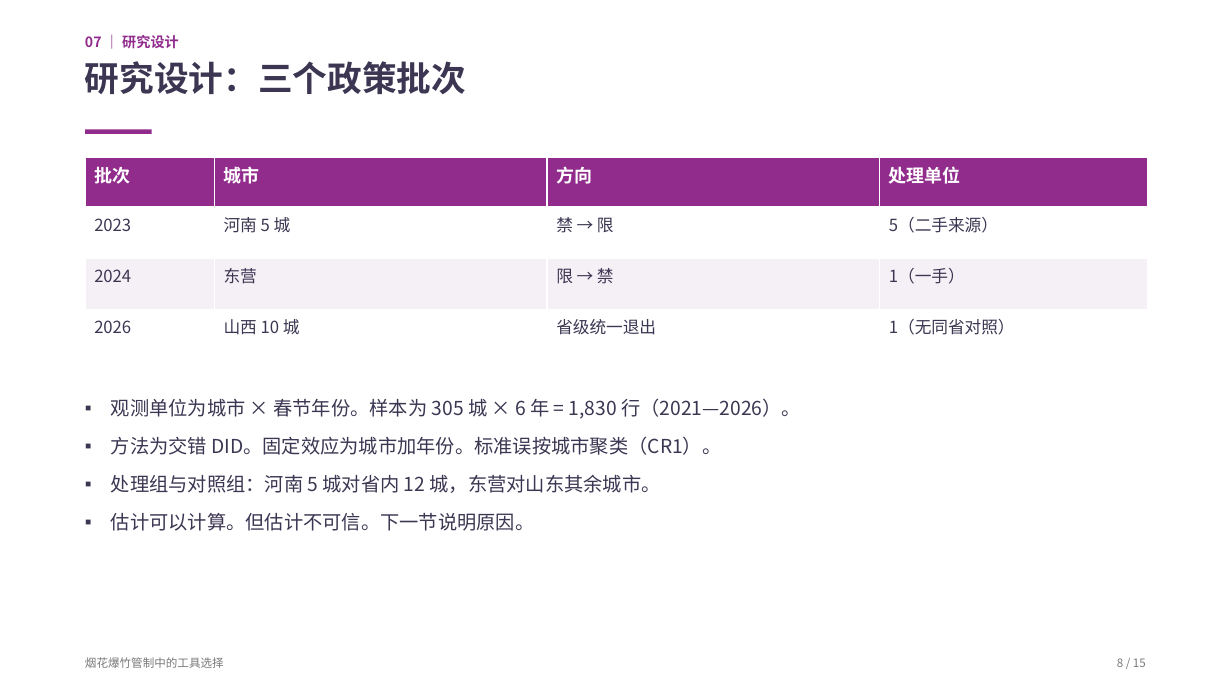
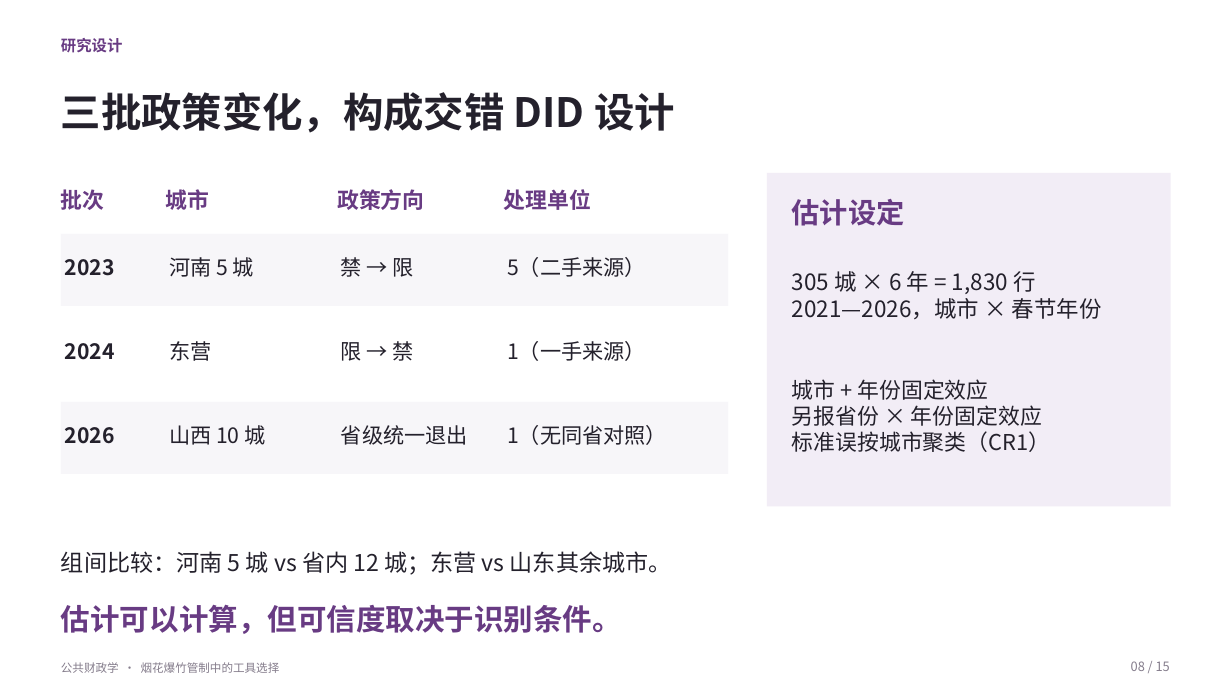
Before and after one commit to YINN233/public-finance-essay-fireworks, a slide deck: slide 8 of presentation/烟花爆竹管制-展示.pptx. Drawn at 1232x693 pixels with LibreOffice and Linux fonts; fonts in the diff are those of the drawing; background and template pictures are left out. Boxes give left, top, right and bottom in pixels: in the first picture for what was removed or moved away, otherwise in the second. Text is boxed around its words. In the diff, an @@ line names an element or a change of style, - is before the commit and + after.

Commit message:
完善烟花爆竹展示：精修 PPT、逐页讲稿与 27 个答辩问答
更新同版 PDF、预览和可重建源文件；区分 65.3% 交互项与 87.3% 条件性未区分份额，校正滨州样本对照与 DK* 范围，并记录更正及验证边界。

```diff
--- a/presentation/烟花爆竹管制-展示.pptx
+++ b/presentation/烟花爆竹管制-展示.pptx
@@ text at [61,38,123,53]: text changed; size 11 to 12 pt; text colour #912C8D to #683B83 @@
-07 ｜ 研究设计
+研究设计
@@ text removed at [85,61,466,94] @@
-研究设计：三个政策批次
@@ text added at [61,92,675,133], 31.5 pt, text #24212C, bold @@
+三批政策变化，构成交错 DID 设计
@@ rectangle removed at [85,129,152,134] @@
@@ table removed at [85,157,1148,360], 4 rows, 4 columns @@
-批次 | 城市 | 方向 | 处理单位
-2023 | 河南 5 城 | 禁 → 限 | 5（二手来源）
-2024 | 东营 | 限 → 禁 | 1（一手）
-2026 | 山西 10 城 | 省级统一退出 | 1（无同省对照）
@@ rectangle added at [767,173,1171,506], fill #F2EDF6 @@
@@ text added at [61,189,105,210], 17 pt, text #683B83, bold @@
+批次
@@ text added at [165,189,209,210], 17 pt, text #683B83, bold @@
+城市
@@ text added at [337,189,424,210], 17 pt, text #683B83, bold @@
+政策方向
@@ text added at [504,189,591,210], 17 pt, text #683B83, bold @@
+处理单位
@@ text added at [792,199,905,226], 22 pt, text #683B83, bold @@
+估计设定
@@ rectangle added at [61,234,728,306], fill #F7F6F9 @@
@@ text added at [65,259,115,276], 16.5 pt, text #24212C, bold @@
+2023
@@ text added at [169,257,253,277], 16.5 pt, text #24212C @@
+河南 5 城
@@ text added at [341,257,414,277], 16.5 pt, text #24212C @@
+禁 → 限
@@ text added at [507,257,645,277], 16.5 pt, text #24212C @@
+5（二手来源）
@@ text added at [792,271,1102,319], 17.5 pt, text #24212C @@
+305 城 × 6 年 = 1,830 行
+2021—2026，城市 × 春节年份
@@ text added at [65,343,115,360], 16.5 pt, text #24212C, bold @@
+2024
@@ text added at [169,341,211,361], 16.5 pt, text #24212C @@
+东营
@@ text added at [341,341,414,361], 16.5 pt, text #24212C @@
+限 → 禁
@@ text added at [507,341,645,361], 16.5 pt, text #24212C @@
+1（一手来源）
@@ text added at [792,379,1051,452], 17 pt, text #24212C @@
+城市 + 年份固定效应
+另报省份 × 年份固定效应
+标准误按城市聚类（CR1）
@@ rectangle added at [61,402,728,474], fill #F7F6F9 @@
@@ text removed at [111,398,801,531] @@
-▪ 观测单位为城市 × 春节年份。样本为 305 城 × 6 年 = 1,830 行（2021—2026）。
-▪ 方法为交错 DID。固定效应为城市加年份。标准误按城市聚类（CR1）。
-▪ 处理组与对照组：河南 5 城对省内 12 城，东营对山东其余城市。
-▪ 估计可以计算。但估计不可信。下一节说明原因。
@@ text added at [65,427,115,444], 16.5 pt, text #24212C, bold @@
+2026
@@ text added at [169,425,265,445], 16.5 pt, text #24212C @@
+山西 10 城
@@ text added at [341,425,468,445], 16.5 pt, text #24212C @@
+省级统一退出
@@ text added at [507,425,666,445], 16.5 pt, text #24212C @@
+1（无同省对照）
@@ text added at [61,551,672,575], 18 pt, text #24212C @@
+组间比较：河南 5 城 vs 省内 12 城；东营 vs 山东其余城市。
@@ text added at [61,605,622,634], 23 pt, text #683B83, bold @@
+估计可以计算，但可信度取决于识别条件。
@@ vertical alignment top to middle in 3 elements at [61,38,123,53], [61,662,280,673], [1131,661,1170,671] @@
@@ text at [61,662,280,673]: text changed; text colour #7A7A7A to #857D8C @@
-烟花爆竹管制中的工具选择
+公共财政学 · 烟花爆竹管制中的工具选择
@@ text at [1131,661,1170,671]: text changed; size 9 to 10 pt; text colour #7A7A7A to #857D8C @@
-8 / 15
+08 / 15
```
Also in this commit, not shown: 13 other slides changed, 1 slide added, 1 slide removed, 15 other files.
